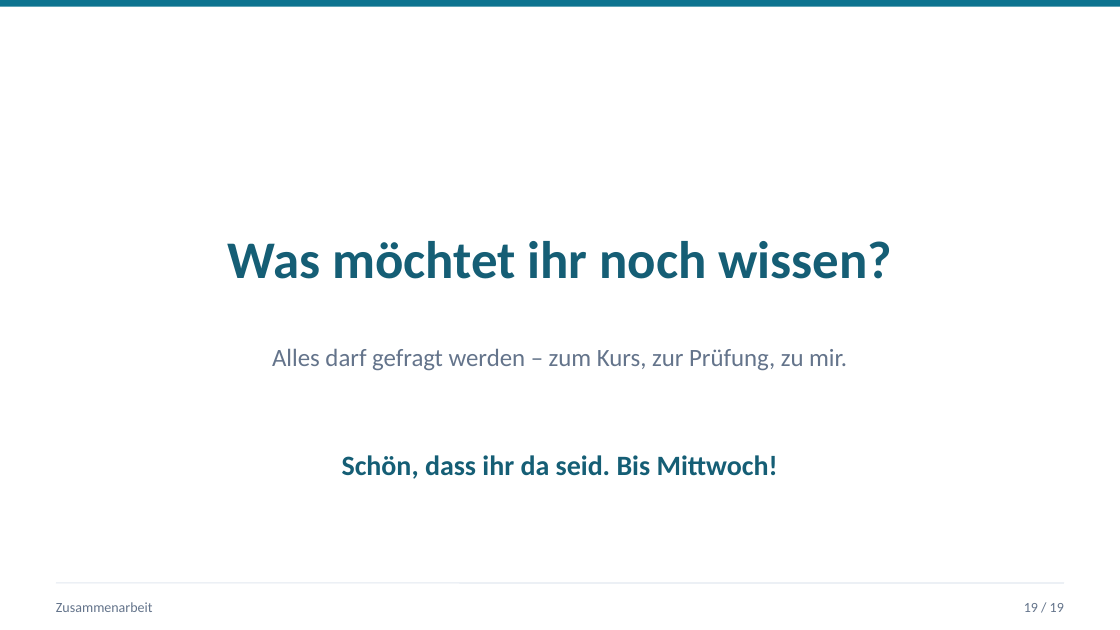
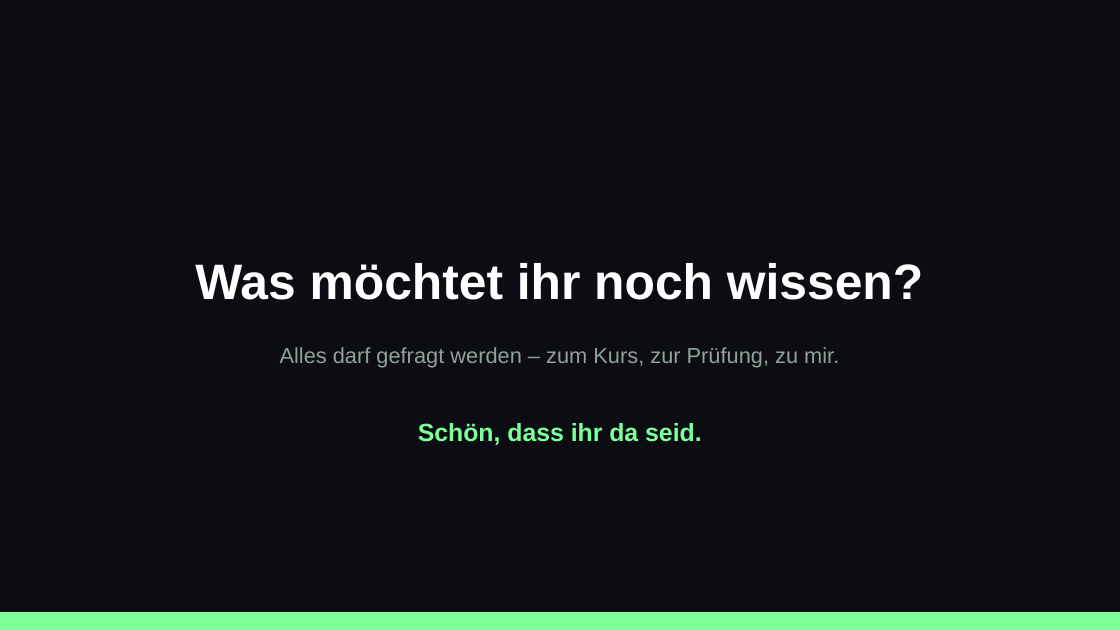
Before and after one commit to JacobMenge/kurs-unterlagen, a slide deck: slide 23 of folien/dist/00-orientierung.pptx. Drawn at 1120x630 pixels with LibreOffice and Linux fonts; fonts in the diff are those of the drawing. Boxes give left, top, right and bottom in pixels: in the first picture for what was removed or moved away, otherwise in the second. Text is boxed around its words. In the diff, an @@ line names an element or a change of style, - is before the commit and + after.

Commit message:
folien: dunkles design im terminal-look, themenfarben, kennzahlen und kapiteltrenner

```diff
--- a/folien/dist/00-orientierung.pptx
+++ b/folien/dist/00-orientierung.pptx
@@ background #FFFFFF to #0B0D12 @@
@@ text "Was möchtet ihr noch wissen?": place and size @@
-text "Was möchtet ihr noch wissen?" at bbox=[227, 241, 893, 279]
+text "Was möchtet ihr noch wissen?" at bbox=[195, 263, 923, 300]
@@ text "Was möchtet ihr noch wissen?" at bbox=[195, 263, 923, 300]: size 34 to 32 pt, font Calibri to Arial, text colour #155E75 to #FFFFFF @@
@@ text "Alles darf gefragt werden – ...": place and size @@
-text "Alles darf gefragt werden – ..." at bbox=[272, 348, 847, 371]
+text "Alles darf gefragt werden – ..." at bbox=[280, 347, 839, 368]
@@ text "Alles darf gefragt werden – ..." at bbox=[280, 347, 839, 368]: size 16 to 14 pt, font Calibri to Arial, text colour #64748B to #8FA398 @@
@@ text at bbox=[418, 423, 702, 445]: text changed; size 18 to 16 pt; font Calibri to Arial; text colour #155E75 to #7DFF9A @@
-Schön, dass ihr da seid. Bis Mittwoch!
+Schön, dass ihr da seid.
@@ line removed from (56, 584) to (1064, 584) @@
@@ rectangle: place and size @@
-rectangle at bbox=[0, 0, 1120, 7]
+rectangle at bbox=[0, 612, 1120, 629]
@@ rectangle at bbox=[0, 612, 1120, 629]: fill #0E7490 to #7DFF9A @@
@@ text removed at bbox=[56, 602, 153, 612] @@
-Zusammenarbeit
@@ text removed at bbox=[1024, 603, 1064, 612] @@
-19 / 19
```
Also in this commit, not shown: 22 other slides changed, 11 other files.
